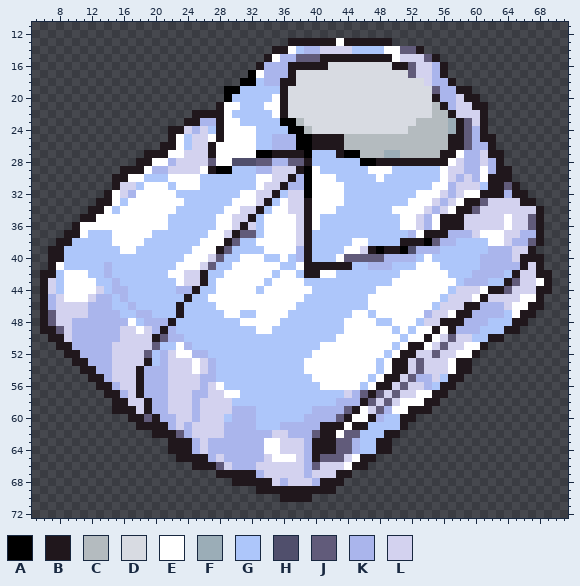
Sprite sheet -- Assets/Resources/Images/Items/Item_Shirt.png. This is how it looked before the edit.
The file is 400x400 pixels, drawn in blocks of 5x5; one block is one cell here. Shown: x 5..71, y 11..72.
Palette (. is transparent): A #000000  B #20171c  C #b4bbbf  D #d8dbe2  E #ffffff  F #9badb7  G #adc6fa  H #504f6c  J #615b7a  K #aab5ec  L #d3d2ef
The same view after the edit:
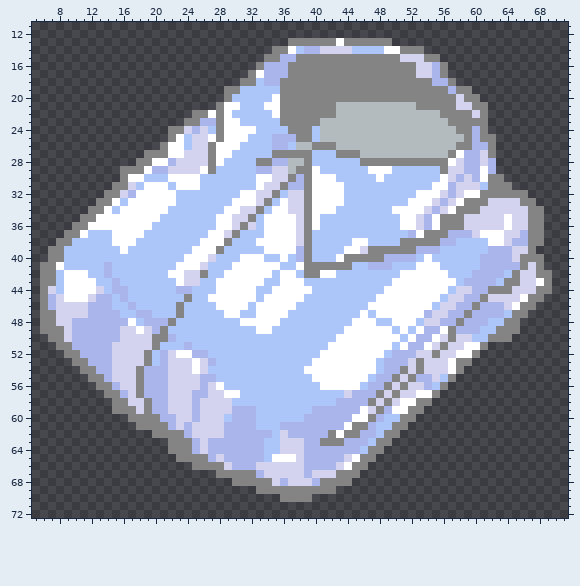
The edit:
colour B: #20171c -> #848484
Changed rows in their new state; - is a pixel that keeps its letter.
first column x 6:
14 ---------------------------------------------BB----------------
15 -----------------------------B--BBB---------B---B--------------
16 ------------------------------------BBBBBBBB--B----------------
17 --------------------------B-----BBBBBBBBBBBBBBB----------------
18 -------------------------BB-----BBBBBBBBBBBBBBBBB--------------
19 -----------------------BB------BBBBBBBBBBBBBBBBBBBB------------
20 -----------------------B-------BBBBBBBBBBBBBBBBBB-BB-----------
21 -------------------------------BBBBBBCCCCCCCCCCBBB-B-----------
22 ---------------------E---------BBBBBBCCCCCCCCCCCC-B-BB---------
23 ------------------------------BBBBBCCCCCCCCCCCC----B-BB--------
24 -------------------------------BBBGCCCCCCCCCCC-----C-B---------
25 --------------------------G-----BBGCCC-------------CCB---------
26 ----------------E--------GG----GCC---C-------------C-B---------
27 ------------------------GGGGG----B----BB---CC-----C------.-----
28 ---------------------B-GGGGBB--CC-------BB---------------.-----
29 ----------------------GG-------C-B----------------B------..----
30 ---------.-----------------------B------------------------.----
31 ----------B----------------------B------------------------B.---
32 ---------B-----------------------B------------------------B----
33 -----------------G-------------------------------------B-------
34 ----------------G-------------------------------------B------B-
35 ---------------G---------------------------------------------B-
36 -----B--------GG---------------------------------------------B-
37 -------------G-----------GG----------------------------------B-
38 ------------G-----------G-----------------------BB-----------B-
39 -----------G-----------G------------------B--BB----------------
40 ----------------------G---------------BBBBB--------------------
41 B--------------------G-----------------------------------------
43 -B------------------G--------G--------------------------K--B---
44 -------------------G--------G-------------G-----------KK--B----
45 ---------------------------G-------------G-----------KK------B-
46 --------------------------G-------------------------KK------B-.
47 -B-------------------------------------G-----------KK------B-.-
48 -B------------------------------------G-----------KK------B-.--
49 --B-------------G-------------------------------KK-------B-----
50 ---------------B-G-----------------------------KK--B------B----
51 --------------B--G-----------------G----------KK--B------------
52 -------------B--------------------G---------KKK--B-------------
53 ---------------------------------G---------KKK-B---------------
54 ---------------------G---------------------KK--B-----.---------
55 ------------------------------------------KK--B-----.----------
56 -----------------------------------------KK--B-----.-----------
57 ----------------------------------------KKB-B-----.------------
58 ----------------------------------------KB-B---B-.-------------
59 --------------------------------------KK--B-----.--------------
60 -------------B-----------------------KK------------------------
61 -----------------------------------KKK---K--B------------------
62 -----------------B-----------G----KK--BBKK---------------------
63 ----------------------------GG----K--BK-K----------------------
64 ----------------------------GG----KKKKK--B-.-------------------
65 ----------------------------G-----KKKK-------------------------
66 ----------------------B-----------KKK--------------------------
67 ---------------------------------------B-----------------------
68 --------------------------------------B------------------------
Boxes around the changes in both pictures, in picture pixels (x1, y1, x2, y2):
changed: (40, 38, 552, 502)
